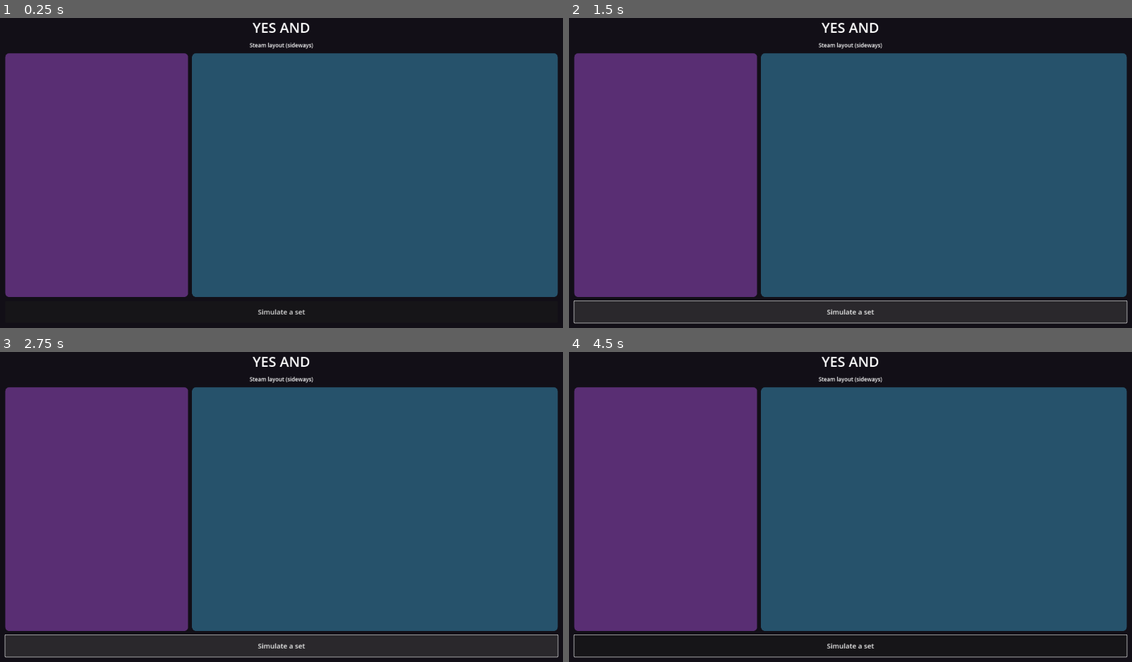
Above: before the commit, frames 1-4 (two rows, left to right).
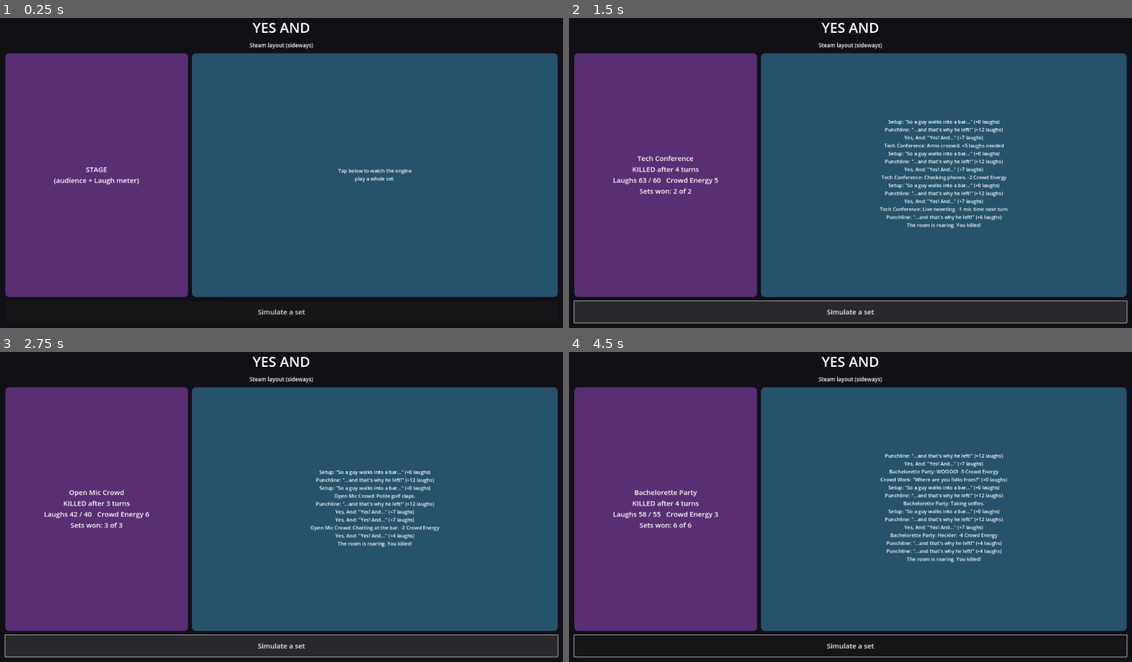
Above: after the commit, the same moments.

Repository: humble-house-studios/killin-in-comedy
Game: Godot game, scene res://scenes/main.tscn
Two runs of this game, one before a commit and one after it. Both use one fixed random seed, a clock stepped at 60 frames per second and the inputs below.
Inputs (mouse positions are in pixels of both pictures, inside the frame that each line leads up to):
- Up to frame 1 (0.25 s): no input
- Up to frame 2 (1.5 s): click "Simulate a set" at 0.5 s; click "Simulate a set" at 1.25 s
- Up to frame 3 (2.75 s): click "Simulate a set" at 2 s
- Up to frame 4 (4.5 s): tap Enter at 2.75, 4.25 s; move the mouse to (974, 488) at 2.77 s; hold Shift 2.78-3.5 s; click (974, 488) at 2.92 s; tap Space at 3.5 s; drag from (737, 519) to (822, 569) at 3.52 s; move the mouse to (906, 435) at 4.27 s; tap Ctrl at 4.35 s; click (906, 435) at 4.42 s

The runs differ from the first frame. In frame 1, 0.4% of the frame differs, in the area x 9-74%, y 48-54%; in frame 2, 2.6%; in frame 3, 2.0%; in frame 4, 2.7%, in the area x 7-78%, y 32-68%.

Commit message:
Fix blank panels: drop label clipping that hid all panel text on web
Co-Authored-By: Claude Opus 5.5 <noreply@anthropic.com>
Claude-Session: https://claude.ai/code/session_01H22Nct3UunEBMaZrayW5Lb

Diff:
--- a/scenes/main.gd
+++ b/scenes/main.gd
@@ -83,8 +83,6 @@
 	label.vertical_alignment = VERTICAL_ALIGNMENT_CENTER
 	label.add_theme_font_size_override("font_size", 28)
 	label.autowrap_mode = TextServer.AUTOWRAP_WORD_SMART
-	label.clip_text = true
-	label.custom_minimum_size = Vector2(1, 1)
 	panel.add_child(label)
 	return panel
 
